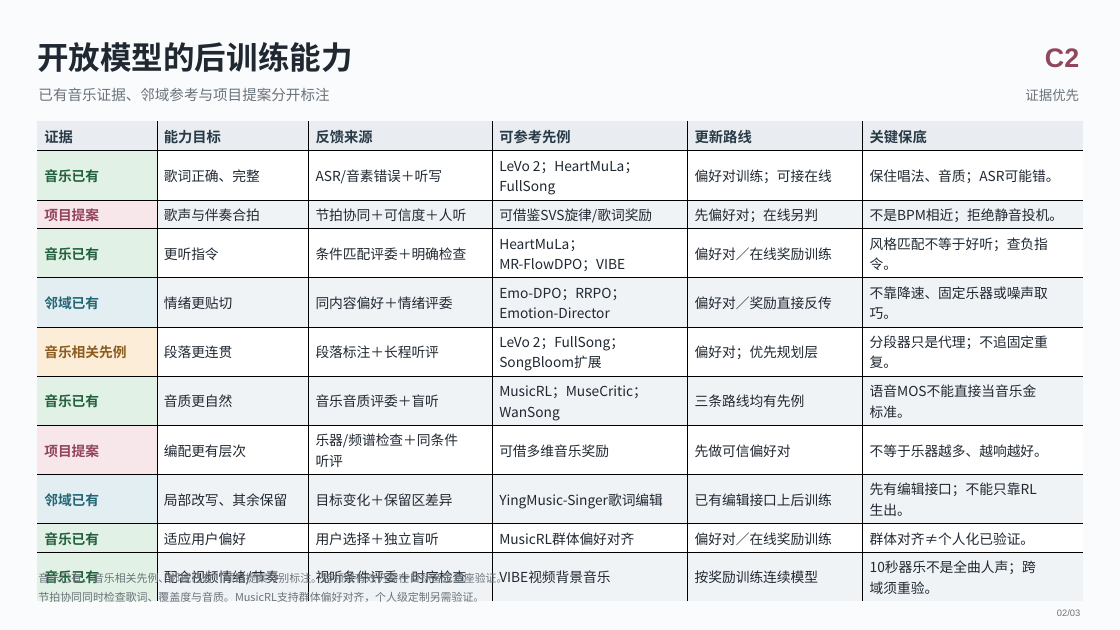
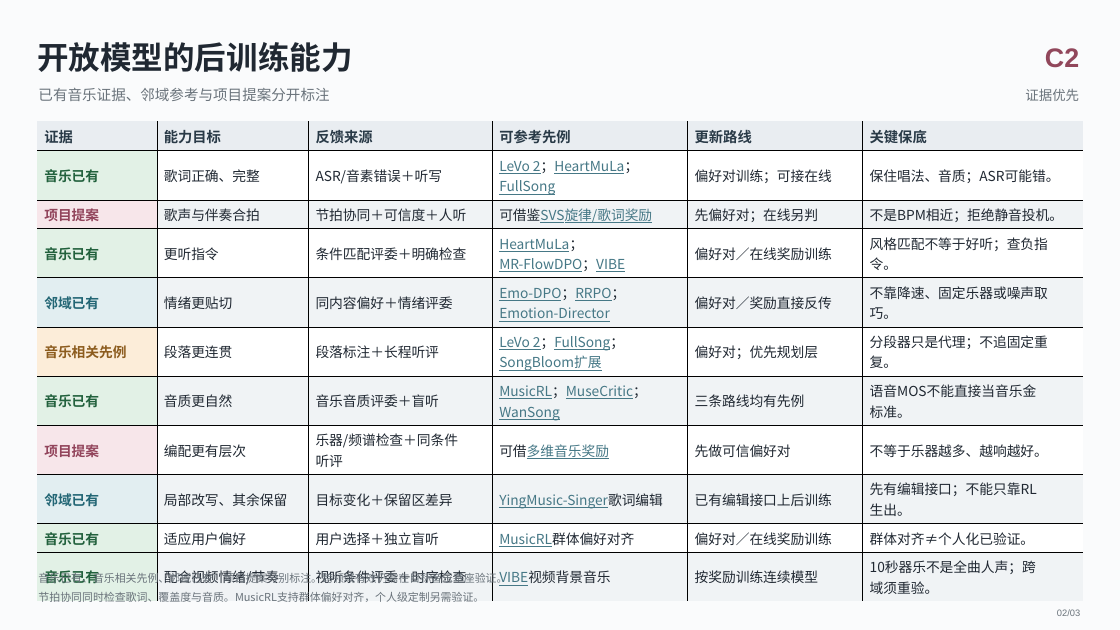
Before and after one commit to zhanh-he/RL-paper-reading, a slide deck: slide 2 of platform/site/demos/downloads/music-rl-tables-2026-10-15-C.pptx. Drawn at 1120x630 pixels with LibreOffice and Linux fonts; fonts in the diff are those of the drawing. Boxes give left, top, right and bottom in pixels: in the first picture for what was removed or moved away, otherwise in the second. Text is boxed around its words. In the diff, an @@ line names an element or a change of style, - is before the commit and + after.

```diff
--- a/platform/site/demos/downloads/music-rl-tables-2026-10-15-C.pptx
+++ b/platform/site/demos/downloads/music-rl-tables-2026-10-15-C.pptx
@@ table at (38, 122, 1083, 598) @@
@@ text colour #202832 to #467886, underline on in "LeVo 2；HeartMuLa；", "FullSong", "可借鉴SVS旋律/歌词奖励", "HeartMuLa；" and 11 more places @@
```
Also in this commit, not shown: 1 other slide changed, 1 other file.
